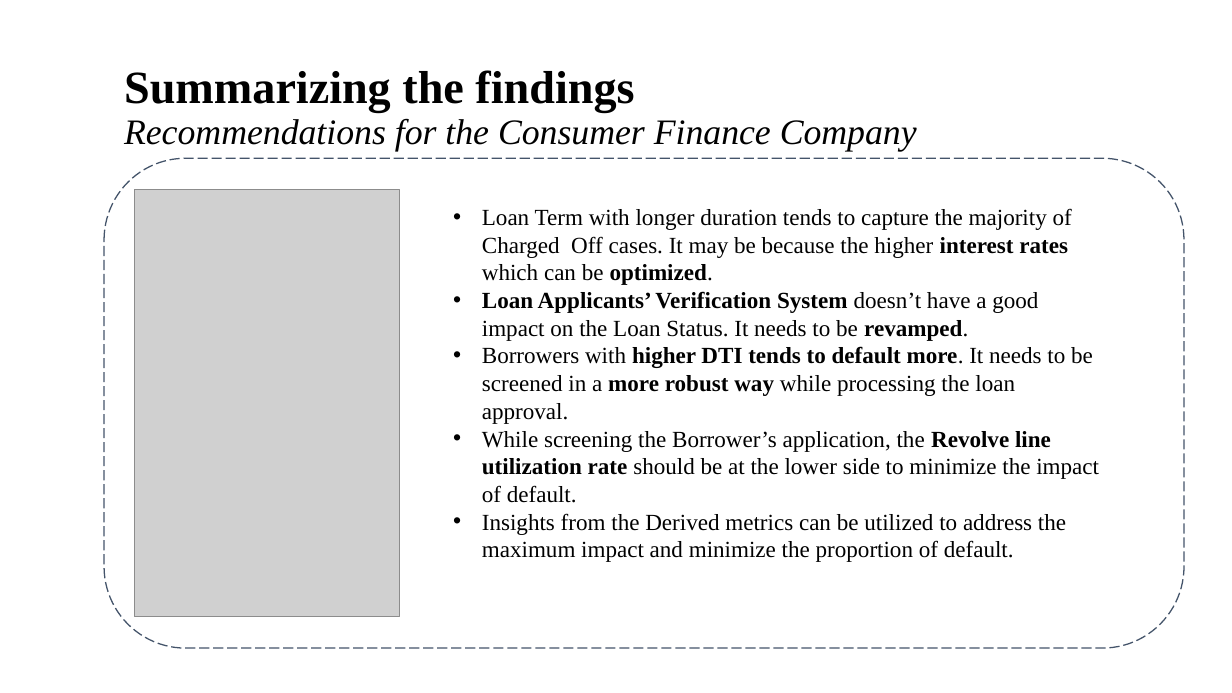
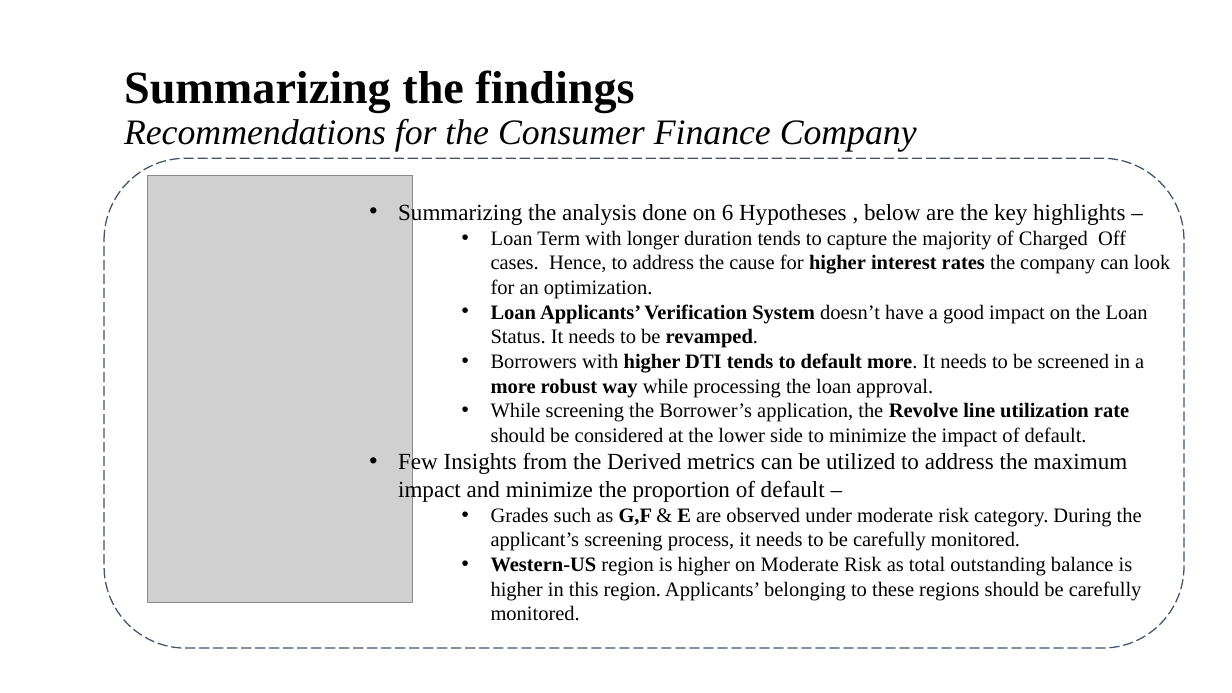
Before and after one commit to brijesh1100/P2-Gramener-Case-Study, a slide deck: slide 18 of Gramener_Case_Study_Presentation_SS.pptx. Drawn at 1232x693 pixels with LibreOffice and Linux fonts; fonts in the diff are those of the drawing; grey boxes stand for pictures; background and template pictures are left out. Boxes give left, top, right and bottom in pixels: in the first picture for what was removed or moved away, otherwise in the second. Text is boxed around its words. In the diff, an @@ line names an element or a change of style, - is before the commit and + after.

Commit message:
PPT Changes

```diff
--- a/Gramener_Case_Study_Presentation_SS.pptx
+++ b/Gramener_Case_Study_Presentation_SS.pptx
@@ picture: place and size @@
-picture at bbox=[134, 189, 399, 616]
+picture at bbox=[147, 176, 412, 603]
@@ text "Summarizing the analysis done on ...": place and size @@
-text "Summarizing the analysis done on ..." at bbox=[482, 208, 1099, 562]
+text "Summarizing the analysis done on ..." at bbox=[398, 202, 1170, 621]
@@ text at bbox=[398, 202, 1170, 299]: text changed; size 18 to 16 pt @@
-• Loan Term with longer duration tends to capture the majority of Charged Off cases. It may be because the higher interest rates which can be optimized.
+• Summarizing the analysis done on 6 Hypotheses , below are the key highlights –
+    • Loan Term with longer duration tends to capture the majority of Charged Off cases. Hence, to address the cause for higher interest rates the company can look for an optimization.
@@ text at bbox=[491, 304, 1148, 398]: size 18 to 16 pt in "Loan Applicants’ Verification System doesn’t have a ...", "Borrowers with higher DTI tends to default ..."; list level 1 to 3 in "Loan Applicants’ Verification System doesn’t ..."; list level 1 to 3 in "Borrowers with higher DTI tends ..." @@
@@ text at bbox=[398, 402, 1142, 621]: text changed; size 18 to 16 pt @@
-• While screening the Borrower’s application, the Revolve line utilization rate should be at the lower side to minimize the impact of default.
-• Insights from the Derived metrics can be utilized to address the maximum impact and minimize the proportion of default.
+    • While screening the Borrower’s application, the Revolve line utilization rate should be considered at the lower side to minimize the impact of default.
+• Few Insights from the Derived metrics can be utilized to address the maximum impact and minimize the proportion of default –
+    • Grades such as G,F & E are observed under moderate risk category. During the applicant’s screening process, it needs to be carefully monitored.
+    • Western-US region is higher on Moderate Risk as total outstanding balance is higher in this region. Applicants’ belonging to these regions should be carefully monitored.
```
